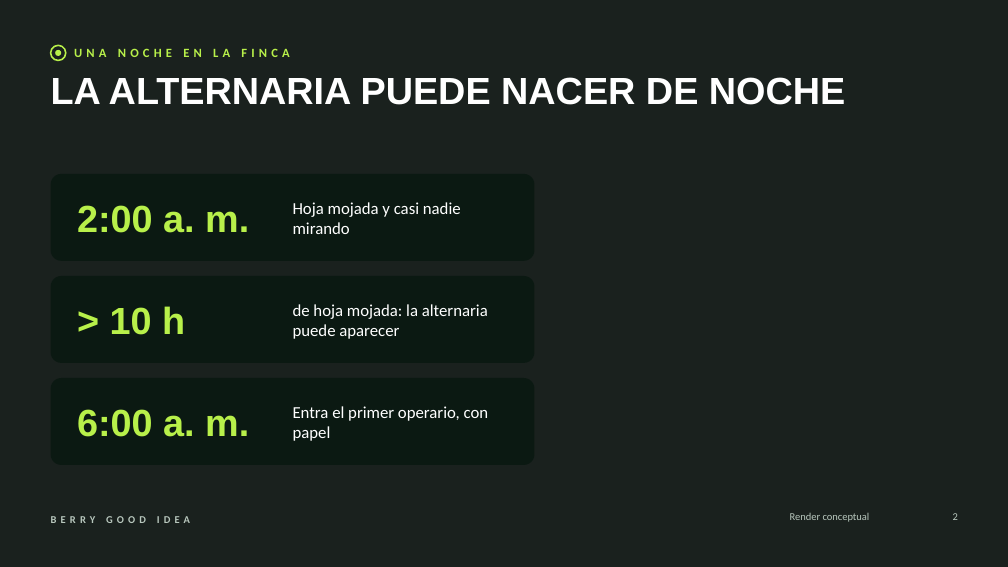
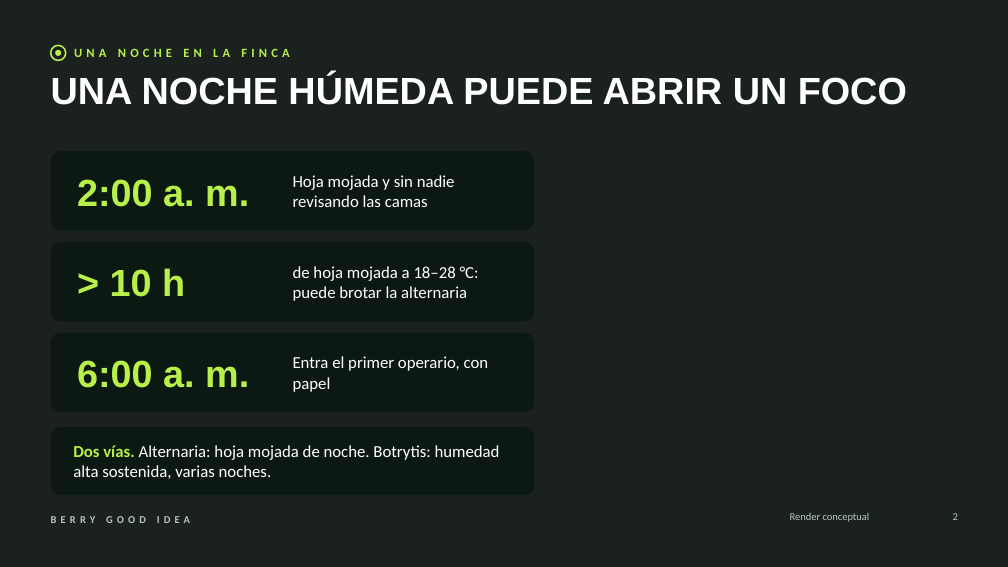
Before and after one commit to SantiagoSantafe/sabanahack2027, a slide deck: slide 2 of presentacion/BerryGoodIdea_pitch.pptx. Drawn at 1008x567 pixels with LibreOffice and Linux fonts; fonts in the diff are those of the drawing; background and template pictures are left out; a plain dark background stands for a picture behind light text. Boxes give left, top, right and bottom in pixels: in the first picture for what was removed or moved away, otherwise in the second. Text is boxed around its words. In the diff, an @@ line names an element or a change of style, - is before the commit and + after.

```diff
--- a/presentacion/BerryGoodIdea_pitch.pptx
+++ b/presentacion/BerryGoodIdea_pitch.pptx
@@ title at [51, 74, 907, 105]: text changed @@
-LA ALTERNARIA PUEDE NACER DE NOCHE
+UNA NOCHE HÚMEDA PUEDE ABRIR UN FOCO
@@ rounded rectangle: place and size @@
-rounded rectangle at [51, 174, 535, 261]
+rounded rectangle at [51, 151, 535, 231]
@@ text "2:00 a. m.": place and size @@
-text "2:00 a. m." at [77, 205, 249, 233]
+text "2:00 a. m." at [77, 179, 249, 207]
@@ text at [293, 175, 455, 207]: text changed @@
-Hoja mojada y casi nadie mirando
+Hoja mojada y sin nadie revisando las camas
@@ rounded rectangle: place and size @@
-rounded rectangle at [51, 276, 535, 363]
+rounded rectangle at [51, 242, 535, 321]
@@ text "> 10 h": place and size @@
-text "> 10 h" at [110, 306, 185, 335]
+text "> 10 h" at [110, 268, 185, 297]
@@ text at [293, 266, 479, 301]: text changed @@
-de hoja mojada: la alternaria puede aparecer
+de hoja mojada a 18–28 °C: puede brotar la alternaria
@@ proportions changed in 3 elements at [51, 151, 535, 231], [51, 242, 535, 321], [51, 333, 535, 412] @@
@@ rounded rectangle: place and size @@
-rounded rectangle at [51, 378, 535, 465]
+rounded rectangle at [51, 333, 535, 412]
@@ text "6:00 a. m.": place and size @@
-text "6:00 a. m." at [77, 409, 249, 437]
+text "6:00 a. m." at [77, 360, 249, 388]
@@ text "Entra el primer operario, con ...": place and size @@
-text "Entra el primer operario, con ..." at [293, 406, 489, 441]
+text "Entra el primer operario, con ..." at [293, 356, 489, 392]
@@ rounded rectangle added at [51, 427, 535, 495], fill #07170F at 75% opacity @@
@@ text added at [73, 445, 500, 479], 16 pt, text #FFFFFF @@
+Dos vías. Alternaria: hoja mojada de noche. Botrytis: humedad alta sostenida, varias noches.
```
Also in this commit, not shown: 8 other slides changed, 11 other files.
